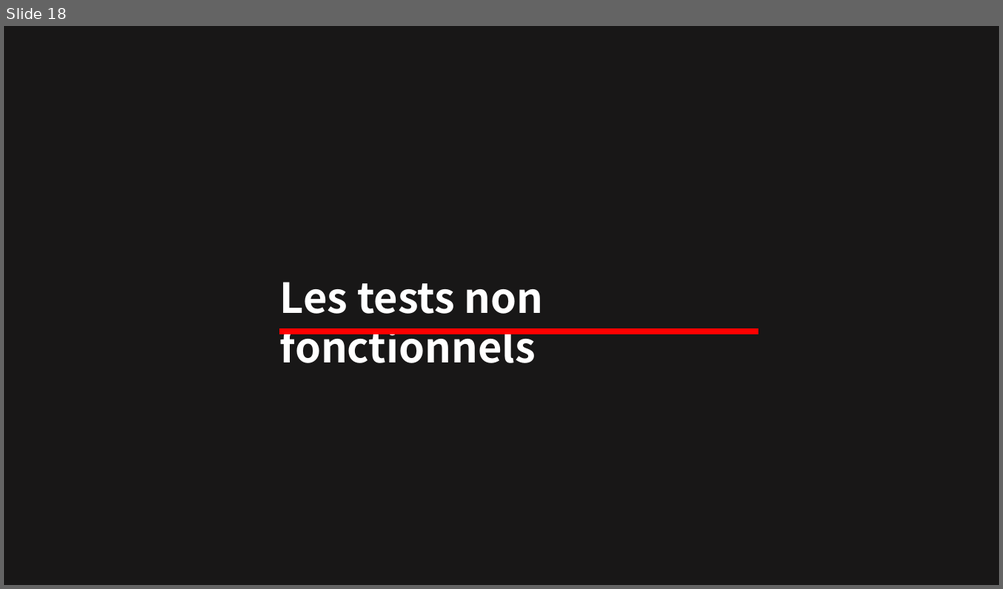
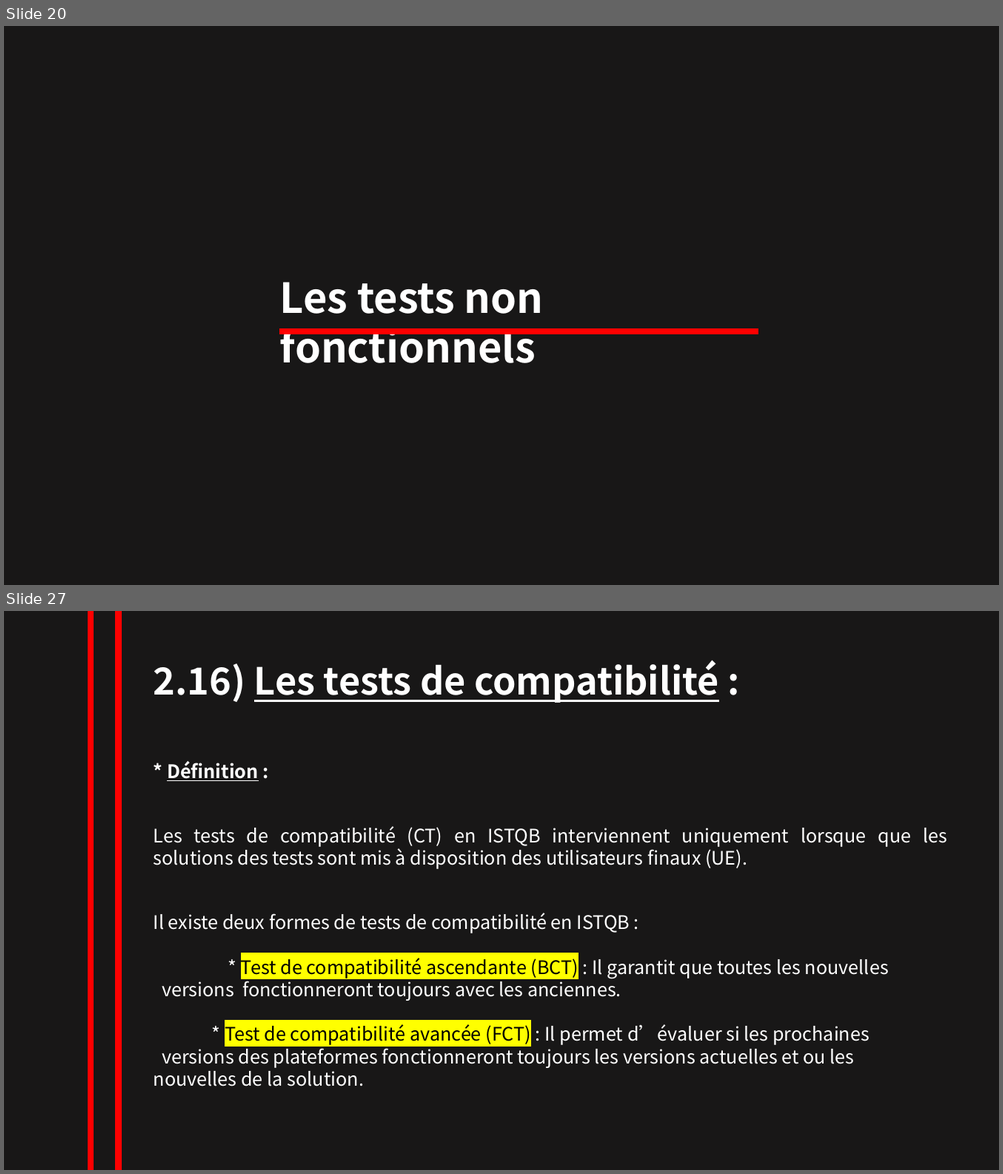
Before and after one commit to NesrineZitouni11/nesrine_zitouni, a slide deck: TRAVAUX/powerpointRevisionISTQB.pptx. Shown one above the other, each under a label of ours: slide 18 before the commit, slides 20 and 27 after it; the slides between them are not shown. The pictures are 1003x589 and 1003x1174 pixels, drawn with LibreOffice and Linux fonts; fonts in the diff are those of the drawing. Boxes give left, top, right and bottom in pixels: in the first picture for what was removed or moved away, otherwise in the second. Text is boxed around its words. In the diff, an @@ line names an element or a change of style, - is before the commit and + after.

```diff
--- a/TRAVAUX/powerpointRevisionISTQB.pptx
+++ b/TRAVAUX/powerpointRevisionISTQB.pptx
@@ slide 27 added at box(4, 611, 999, 1170), background #181717 @@
@@ line added from (91, 611) to (91, 1170), #FF0000 6 pt @@
@@ line added from (118, 611) to (118, 1170), #FF0000 6 pt @@
@@ text added at box(153, 660, 719, 703), 36 pt, text #FFFFFF, bold, underline @@
+2.16) Les tests de compatibilité :
@@ text added at box(167, 761, 258, 781), 18 pt, text #FFFFFF, bold, underline @@
+* Définition :
@@ text added at box(153, 826, 947, 869), 18 pt, text #FFFFFF @@
+Les tests de compatibilité (CT) en ISTQB interviennent uniquement lorsque que les solutions des tests sont mis à disposition des utilisateurs finaux (UE).
@@ text added at box(153, 913, 888, 1087), 18 pt, text #FFFFFF @@
+Il existe deux formes de tests de compatibilité en ISTQB :
+* Test de compatibilité ascendante (BCT) : Il garantit que toutes les nouvelles versions fonctionneront toujours avec les anciennes.
+* Test de compatibilité avancée (FCT) : Il permet d’évaluer si les prochaines versions des plateformes fonctionneront toujours les versions actuelles et ou les nouvelles de la solution.
@@ what was slide 18 is now slide 20 @@
```
Also in this commit, not shown: 1 slide changed, 8 other slides added, 1 slide removed.
